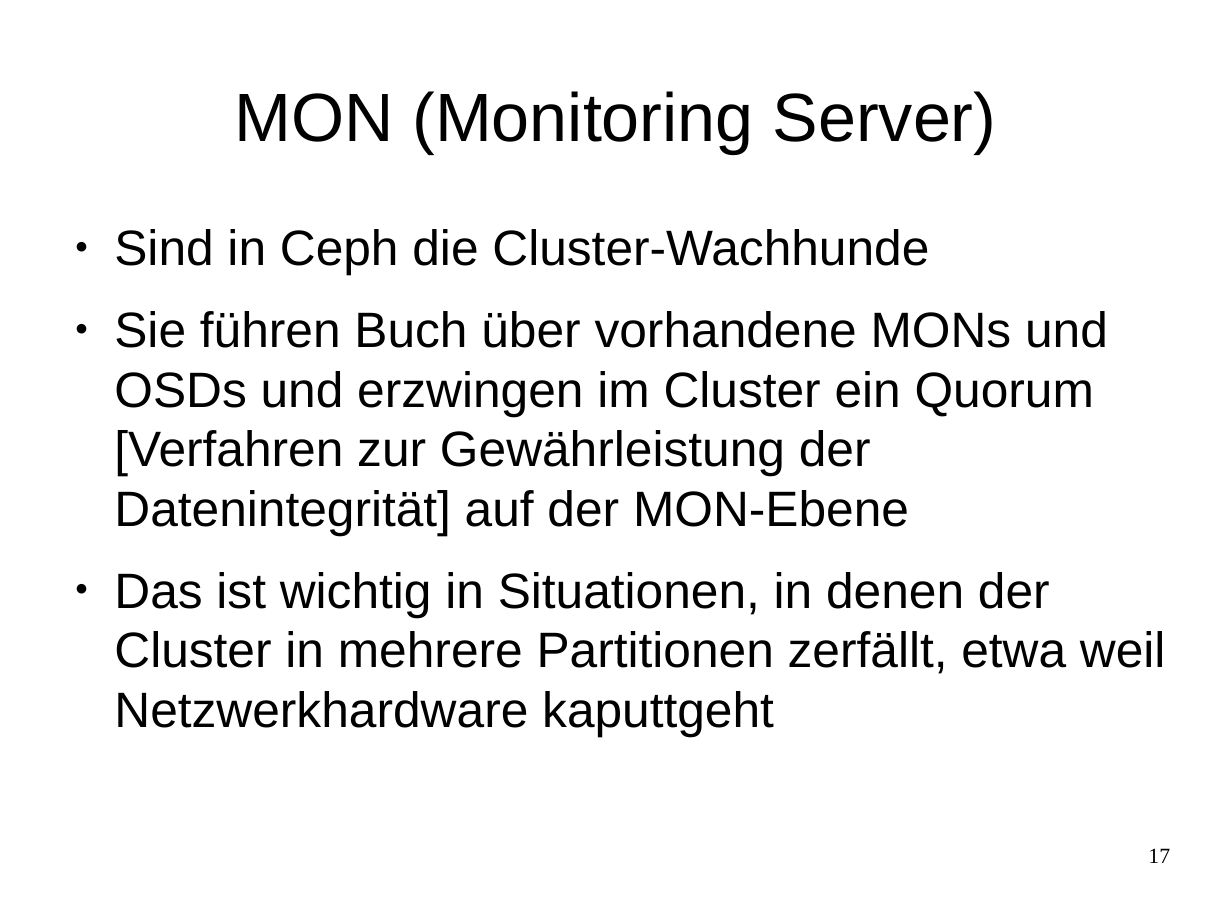
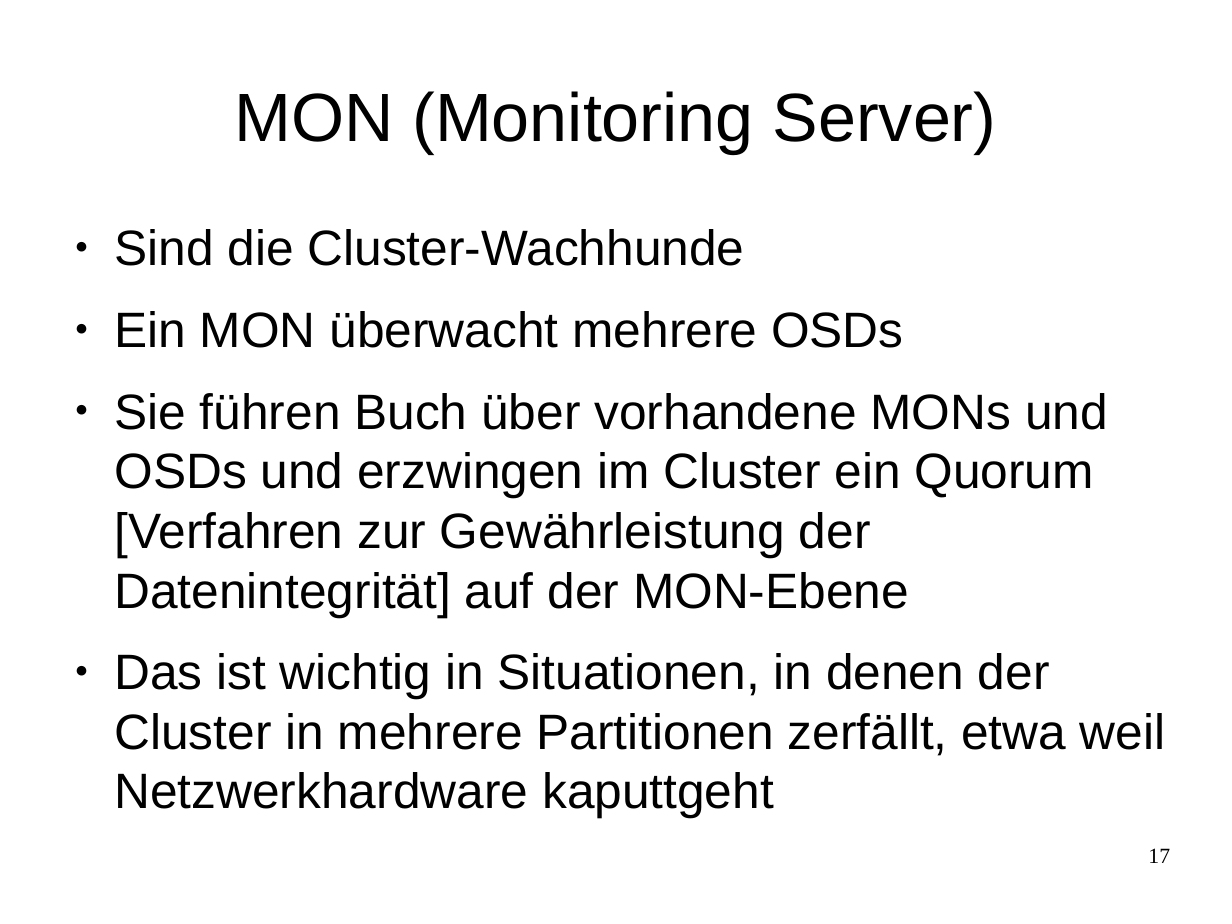
Before and after one commit to celentanos/inora, a slide deck: slide 17 of inora_vortrag_M.odp. Drawn at 1232x924 pixels with LibreOffice and Linux fonts; fonts in the diff are those of the drawing. Boxes give left, top, right and bottom in pixels: in the first picture for what was removed or moved away, otherwise in the second. Text is boxed around its words. In the diff, an @@ line names an element or a change of style, - is before the commit and + after.

```diff
--- a/inora_vortrag_M.odp
+++ b/inora_vortrag_M.odp
@@ text at bbox=[114, 229, 903, 348]: text changed @@
-● Sind in Ceph die Cluster-Wachhunde
+● Sind die Cluster-Wachhunde
+● Ein MON überwacht mehrere OSDs
```
Also in this commit, not shown: 3 other slides changed.
